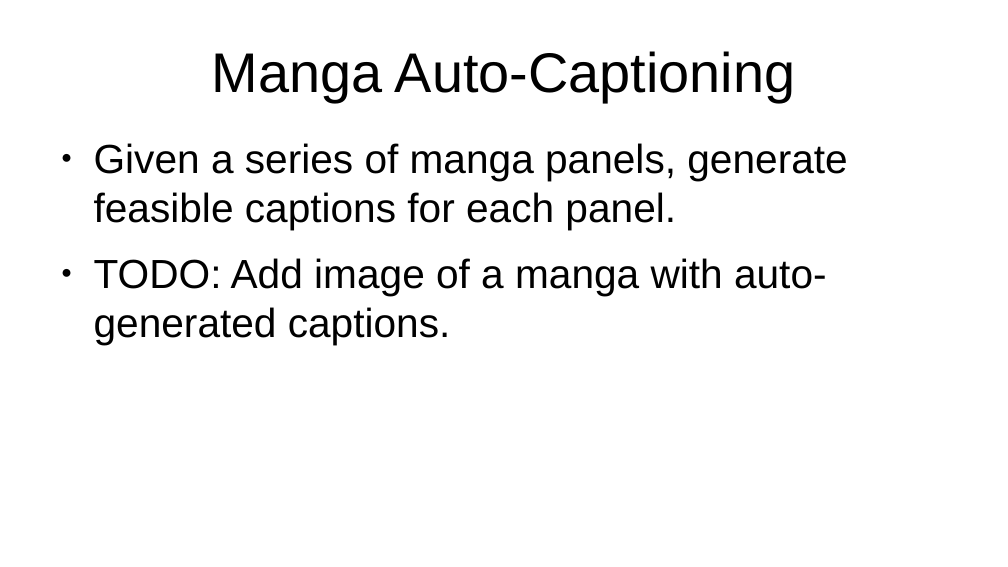
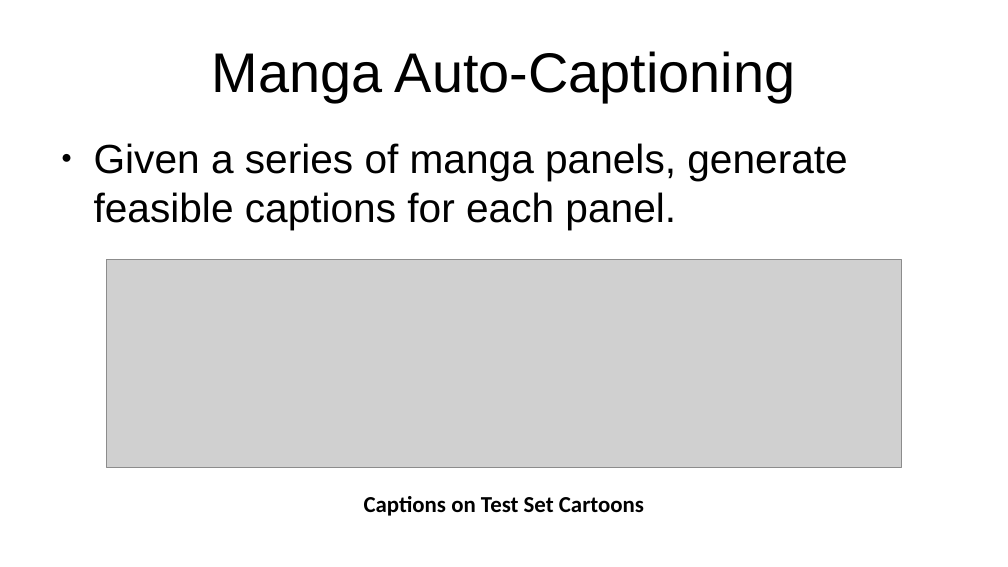
Before and after one commit to kkokilep/Cant-Spell-Anime-Without-AI, a slide deck: slide 21 of presentation/presentation-0.odp. Drawn at 1008x567 pixels with LibreOffice and Linux fonts; fonts in the diff are those of the drawing; grey boxes stand for pictures. Boxes give left, top, right and bottom in pixels: in the first picture for what was removed or moved away, otherwise in the second. Text is boxed around its words. In the diff, an @@ line names an element or a change of style, - is before the commit and + after.

```diff
--- a/presentation/presentation-0.odp
+++ b/presentation/presentation-0.odp
@@ text "Given a series of manga ..." at (94, 143, 847, 229): indent changed @@
@@ text at (94, 258, 827, 345): paragraph removed @@
-● TODO: Add image of a manga with auto-generated captions.
@@ picture added at (107, 260, 902, 467) @@
@@ text added at (364, 496, 644, 516), 18 pt, text #000000, bold @@
+Captions on Test Set Cartoons
```
Also in this commit, not shown: 20 other slides changed, 1 slide added, 1 slide removed.
